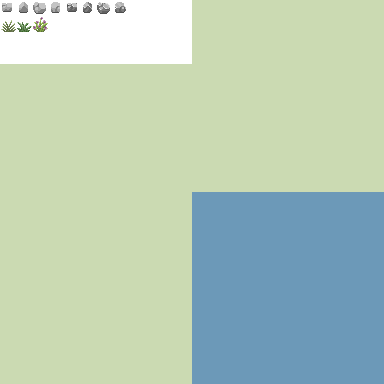
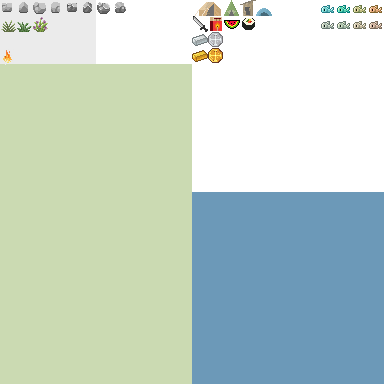
Layer changes from the first (384, 384) image to the second:
painted on "objects" over <box>3,0,384,192</box>
showed "Background" over <box>0,0,384,192</box>
